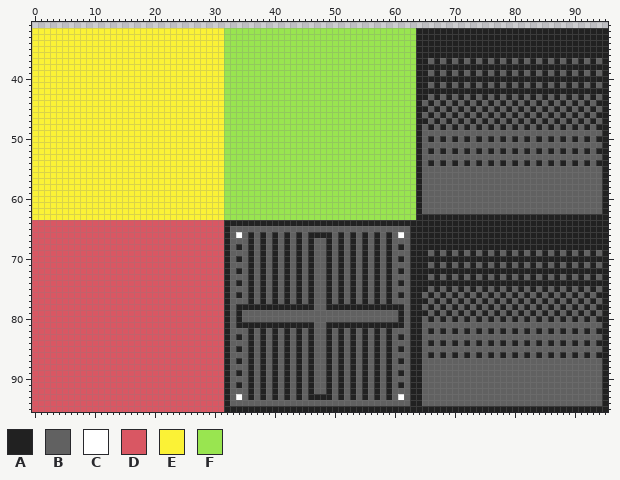
File history of a pixel-art file, Assets/AnimationImporter-master/tiles/tile_hatch.ase. The picture above is the old version.
96x96 pixels, 1 frame. Shown: x 0..95, y 31..95.
Palette (. is transparent): A #212121  B #616161  C #ffffff  D #d95763  E #fbf236  F #99e550
After the commit:
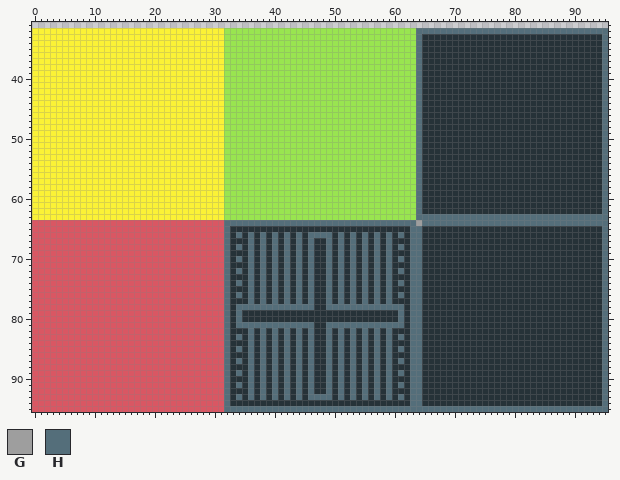
Colours new in this view: G #9e9e9e  H #546e7a
Change:
colour B: #616161 -> #263238
Changed rows in their new state; - is a pixel that keeps its letter.
first column x 32:
32 --------------------------------HHHHHHHHHHHHHHHHHHHHHHHHHHHHHHHH
33 --------------------------------HBBBBBBBBBBBBBBBBBBBBBBBBBBBBBBH
34 --------------------------------HBBBBBBBBBBBBBBBBBBBBBBBBBBBBBBH
35 --------------------------------HBBBBBBBBBBBBBBBBBBBBBBBBBBBBBBH
36 --------------------------------HBBBBBBBBBBBBBBBBBBBBBBBBBBBBBBH
37 --------------------------------HB-B-B-B-B-B-B-B-B-B-B-B-B-B-B-H
38 --------------------------------HBBBBBBBBBBBBBBBBBBBBBBBBBBBBBBH
39 --------------------------------HB-B-B-B-B-B-B-B-B-B-B-B-B-B-B-H
40 --------------------------------HBBBBBBBBBBBBBBBBBBBBBBBBBBBBBBH
41 --------------------------------HB-B-B-B-B-B-B-B-B-B-B-B-B-B-B-H
42 --------------------------------HBBBBBBBBBBBBBBBBBBBBBBBBBBBBBBH
43 --------------------------------HB-B-B-B-B-B-B-B-B-B-B-B-B-B-B-H
44 --------------------------------H-B-B-B-B-B-B-B-B-B-B-B-B-B-B-BH
45 --------------------------------HB-B-B-B-B-B-B-B-B-B-B-B-B-B-B-H
46 --------------------------------H-B-B-B-B-B-B-B-B-B-B-B-B-B-B-BH
47 --------------------------------HB-B-B-B-B-B-B-B-B-B-B-B-B-B-B-H
48 --------------------------------H-B-B-B-B-B-B-B-B-B-B-B-B-B-B-BH
49 --------------------------------H------------------------------H
50 --------------------------------H-B-B-B-B-B-B-B-B-B-B-B-B-B-B-BH
51 --------------------------------H------------------------------H
52 --------------------------------H-B-B-B-B-B-B-B-B-B-B-B-B-B-B-BH
53 --------------------------------H------------------------------H
54 --------------------------------H-B-B-B-B-B-B-B-B-B-B-B-B-B-B-BH
55 --------------------------------H------------------------------H
56 --------------------------------H------------------------------H
57 --------------------------------H------------------------------H
58 --------------------------------H------------------------------H
59 --------------------------------H------------------------------H
60 --------------------------------H------------------------------H
61 --------------------------------H------------------------------H
62 --------------------------------H------------------------------H
63 --------------------------------HHHHHHHHHHHHHHHHHHHHHHHHHHHHHHHH
64 HHHHHHHHHHHHHHHHHHHHHHHHHHHHHHHHGHHHHHHHHHHHHHHHHHHHHHHHHHHHHHHH
65 H------------------------------HHBBBBBBBBBBBBBBBBBBBBBBBBBBBBBBH
66 H-H-H-H-H-H-H-HHHH-H-H-H-H-H-H-HHBBBBBBBBBBBBBBBBBBBBBBBBBBBBBBH
67 H---H-H-H-H-H-H--H-H-H-H-H-H---HHBBBBBBBBBBBBBBBBBBBBBBBBBBBBBBH
68 H-H-H-H-H-H-H-H--H-H-H-H-H-H-H-HHBBBBBBBBBBBBBBBBBBBBBBBBBBBBBBH
69 H---H-H-H-H-H-H--H-H-H-H-H-H---HHB-B-B-B-B-B-B-B-B-B-B-B-B-B-B-H
70 H-H-H-H-H-H-H-H--H-H-H-H-H-H-H-HHBBBBBBBBBBBBBBBBBBBBBBBBBBBBBBH
71 H---H-H-H-H-H-H--H-H-H-H-H-H---HHB-B-B-B-B-B-B-B-B-B-B-B-B-B-B-H
72 H-H-H-H-H-H-H-H--H-H-H-H-H-H-H-HHBBBBBBBBBBBBBBBBBBBBBBBBBBBBBBH
73 H---H-H-H-H-H-H--H-H-H-H-H-H---HHB-B-B-B-B-B-B-B-B-B-B-B-B-B-B-H
74 H-H-H-H-H-H-H-H--H-H-H-H-H-H-H-HHBBBBBBBBBBBBBBBBBBBBBBBBBBBBBBH
75 H---H-H-H-H-H-H--H-H-H-H-H-H---HHB-B-B-B-B-B-B-B-B-B-B-B-B-B-B-H
76 H-H-H-H-H-H-H-H--H-H-H-H-H-H-H-HH-B-B-B-B-B-B-B-B-B-B-B-B-B-B-BH
77 H---H-H-H-H-H-H--H-H-H-H-H-H---HHB-B-B-B-B-B-B-B-B-B-B-B-B-B-B-H
78 H-HHHHHHHHHHHHH--HHHHHHHHHHHHH-HH-B-B-B-B-B-B-B-B-B-B-B-B-B-B-BH
79 H-H--------------------------H-HHB-B-B-B-B-B-B-B-B-B-B-B-B-B-B-H
80 H-H--------------------------H-HH-B-B-B-B-B-B-B-B-B-B-B-B-B-B-BH
81 H-HHHHHHHHHHHHH--HHHHHHHHHHHHH-HH------------------------------H
82 H---H-H-H-H-H-H--H-H-H-H-H-H---HH-B-B-B-B-B-B-B-B-B-B-B-B-B-B-BH
83 H-H-H-H-H-H-H-H--H-H-H-H-H-H-H-HH------------------------------H
84 H---H-H-H-H-H-H--H-H-H-H-H-H---HH-B-B-B-B-B-B-B-B-B-B-B-B-B-B-BH
85 H-H-H-H-H-H-H-H--H-H-H-H-H-H-H-HH------------------------------H
86 H---H-H-H-H-H-H--H-H-H-H-H-H---HH-B-B-B-B-B-B-B-B-B-B-B-B-B-B-BH
87 H-H-H-H-H-H-H-H--H-H-H-H-H-H-H-HH------------------------------H
88 H---H-H-H-H-H-H--H-H-H-H-H-H---HH------------------------------H
89 H-H-H-H-H-H-H-H--H-H-H-H-H-H-H-HH------------------------------H
90 H---H-H-H-H-H-H--H-H-H-H-H-H---HH------------------------------H
91 H-H-H-H-H-H-H-H--H-H-H-H-H-H-H-HH------------------------------H
92 H---H-H-H-H-H-H--H-H-H-H-H-H---HH------------------------------H
93 H-H-H-H-H-H-H-HHHH-H-H-H-H-H-H-HH------------------------------H
94 H------------------------------HH------------------------------H
95 HHHHHHHHHHHHHHHHHHHHHHHHHHHHHHHHHHHHHHHHHHHHHHHHHHHHHHHHHHHHHHHH
Changed places in both pictures, as pixel boxes (x1, y1, x2, y2):
changed: (224, 28, 608, 412)
